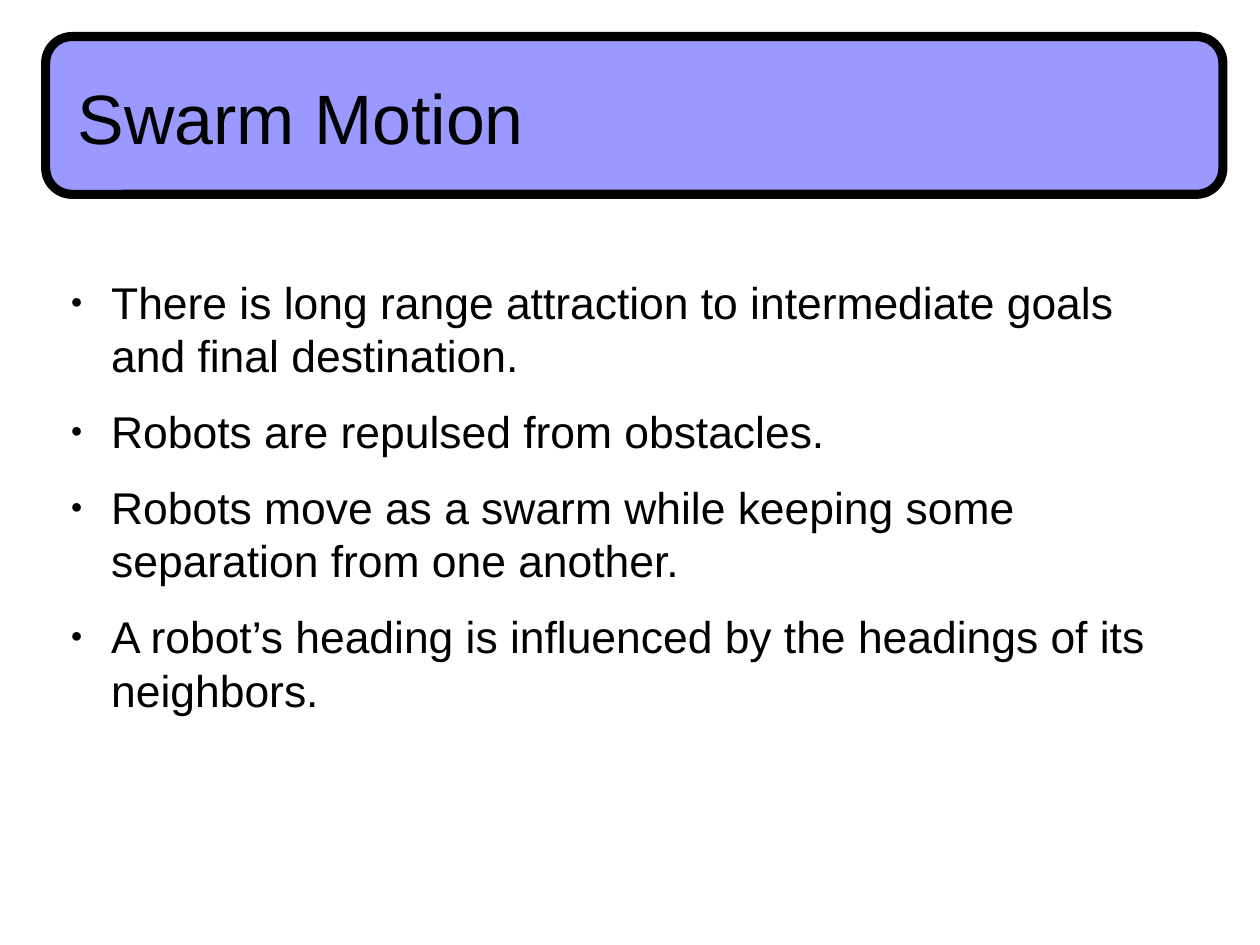
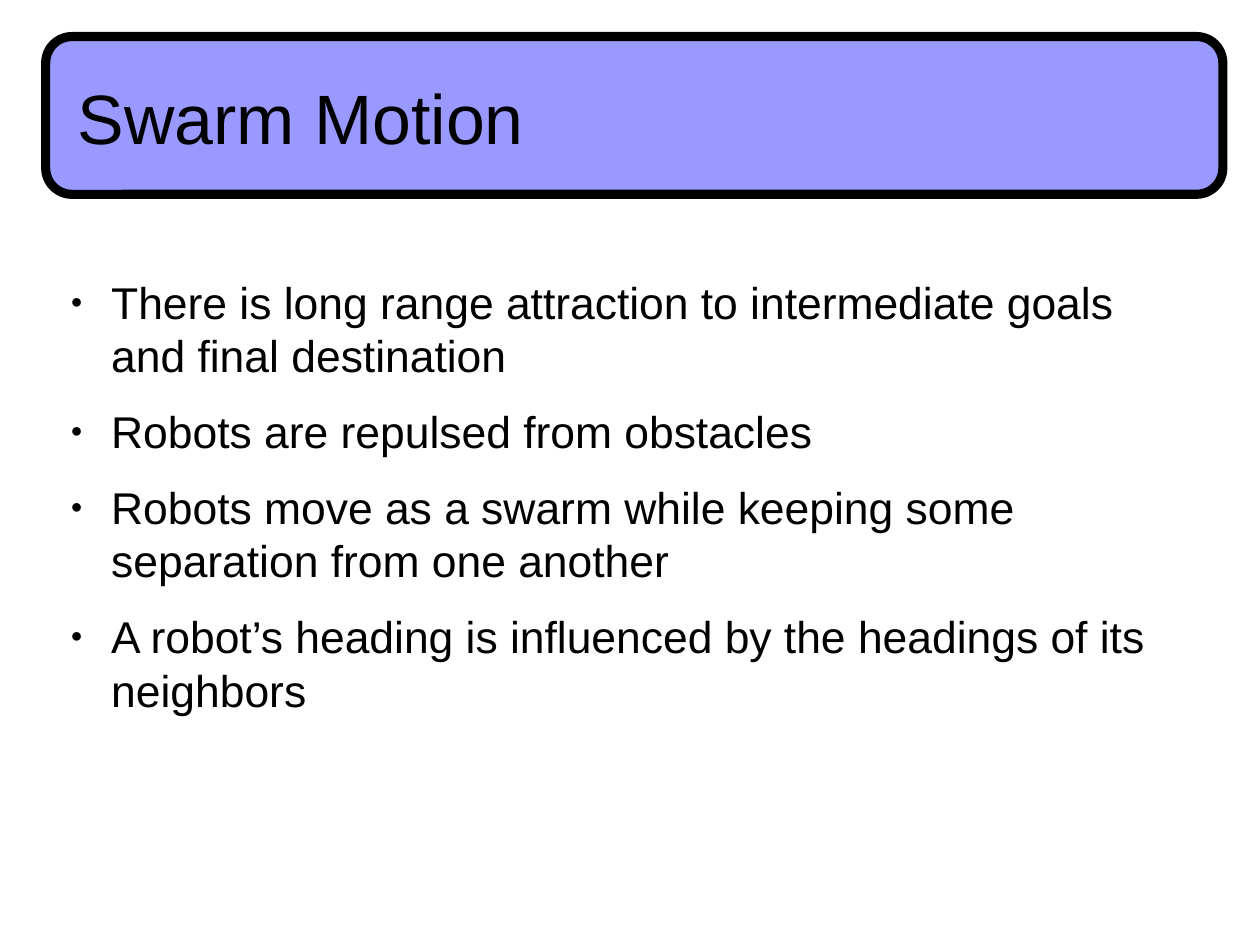
Before and after one commit to a20r/CRoPS, a slide deck: slide 8 of presentation/TalkTAROS2013.odp (slide 4 before the commit). Drawn at 1260x945 pixels with LibreOffice and Linux fonts; fonts in the diff are those of the drawing. Boxes give left, top, right and bottom in pixels: in the first picture for what was removed or moved away, otherwise in the second. Text is boxed around its words. In the diff, an @@ line names an element or a change of style, - is before the commit and + after.

```diff
--- a/presentation/TalkTAROS2013.odp
+++ b/presentation/TalkTAROS2013.odp
@@ text at (111,286,1144,716): text changed @@
-● There is long range attraction to intermediate goals and final destination.
-● Robots are repulsed from obstacles.
-● Robots move as a swarm while keeping some separation from one another.
-● A robot’s heading is influenced by the headings of its neighbors.
+● There is long range attraction to intermediate goals and final destination
+● Robots are repulsed from obstacles
+● Robots move as a swarm while keeping some separation from one another
+● A robot’s heading is influenced by the headings of its neighbors
```
Also in this commit, not shown: 6 other slides changed, 6 slides added, 1 slide removed, 4 other files.
